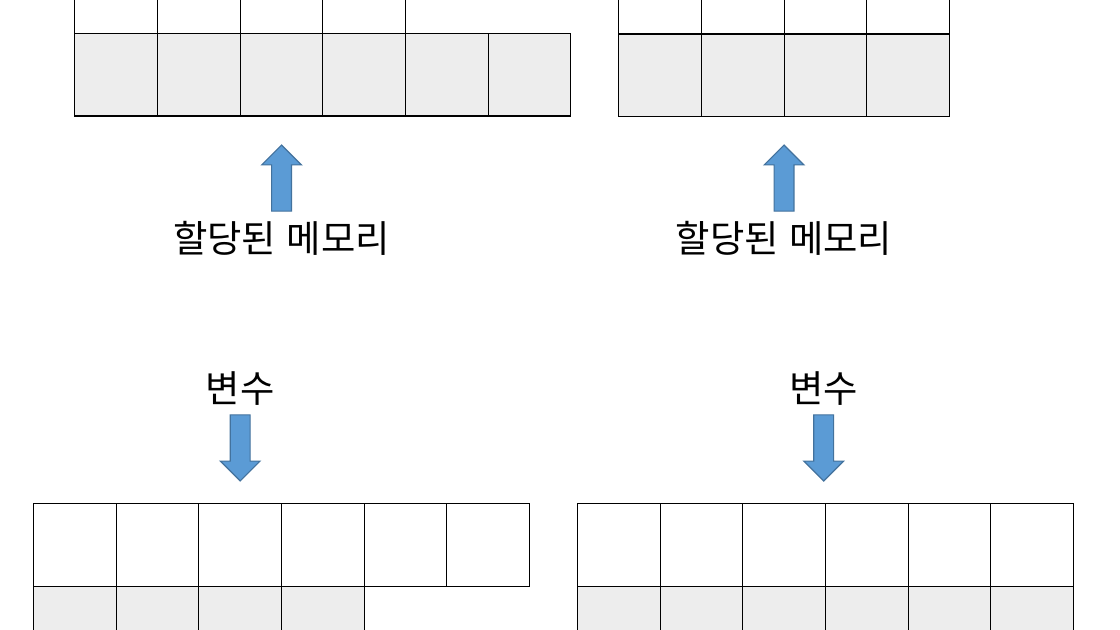
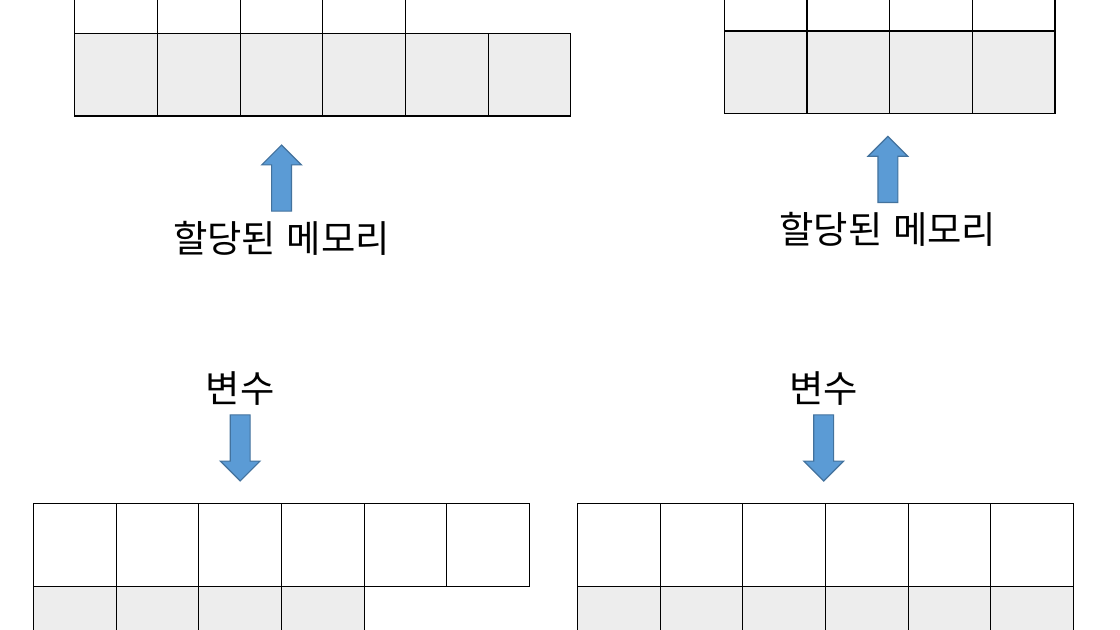
Before and after one commit to ho8566z/daily_log, a slide deck: slide 1 of create_notion_img.pptx. Drawn at 1120x630 pixels with LibreOffice and Linux fonts; fonts in the diff are those of the drawing. Boxes give left, top, right and bottom in pixels: in the first picture for what was removed or moved away, otherwise in the second. Text is boxed around its words. In the diff, an @@ line names an element or a change of style, - is before the commit and + after.

```diff
--- a/create_notion_img.pptx
+++ b/create_notion_img.pptx
@@ rectangle: place and size @@
-rectangle at bbox=[702, 0, 784, 34]
+rectangle at bbox=[724, 0, 807, 31]
@@ rectangle: place and size @@
-rectangle at bbox=[785, 0, 867, 34]
+rectangle at bbox=[807, 0, 890, 31]
@@ rectangle: place and size @@
-rectangle at bbox=[867, 0, 949, 34]
+rectangle at bbox=[890, 0, 972, 31]
@@ rectangle: place and size @@
-rectangle at bbox=[619, 0, 702, 34]
+rectangle at bbox=[973, 0, 1055, 31]
@@ rectangle: place and size @@
-rectangle at bbox=[702, 34, 784, 117]
+rectangle at bbox=[724, 31, 807, 113]
@@ rectangle: place and size @@
-rectangle at bbox=[785, 34, 867, 117]
+rectangle at bbox=[807, 31, 890, 113]
@@ rectangle: place and size @@
-rectangle at bbox=[867, 34, 949, 117]
+rectangle at bbox=[890, 31, 972, 113]
@@ rectangle: place and size @@
-rectangle at bbox=[619, 34, 702, 117]
+rectangle at bbox=[973, 31, 1055, 113]
@@ down arrow: place and size @@
-down arrow at bbox=[765, 145, 804, 212]
+down arrow at bbox=[868, 136, 907, 202]
@@ text "할당된 메모리": place and size @@
-text "할당된 메모리" at bbox=[676, 220, 892, 255]
+text "할당된 메모리" at bbox=[780, 211, 996, 246]
```
Also in this commit, not shown: 1 other file.
